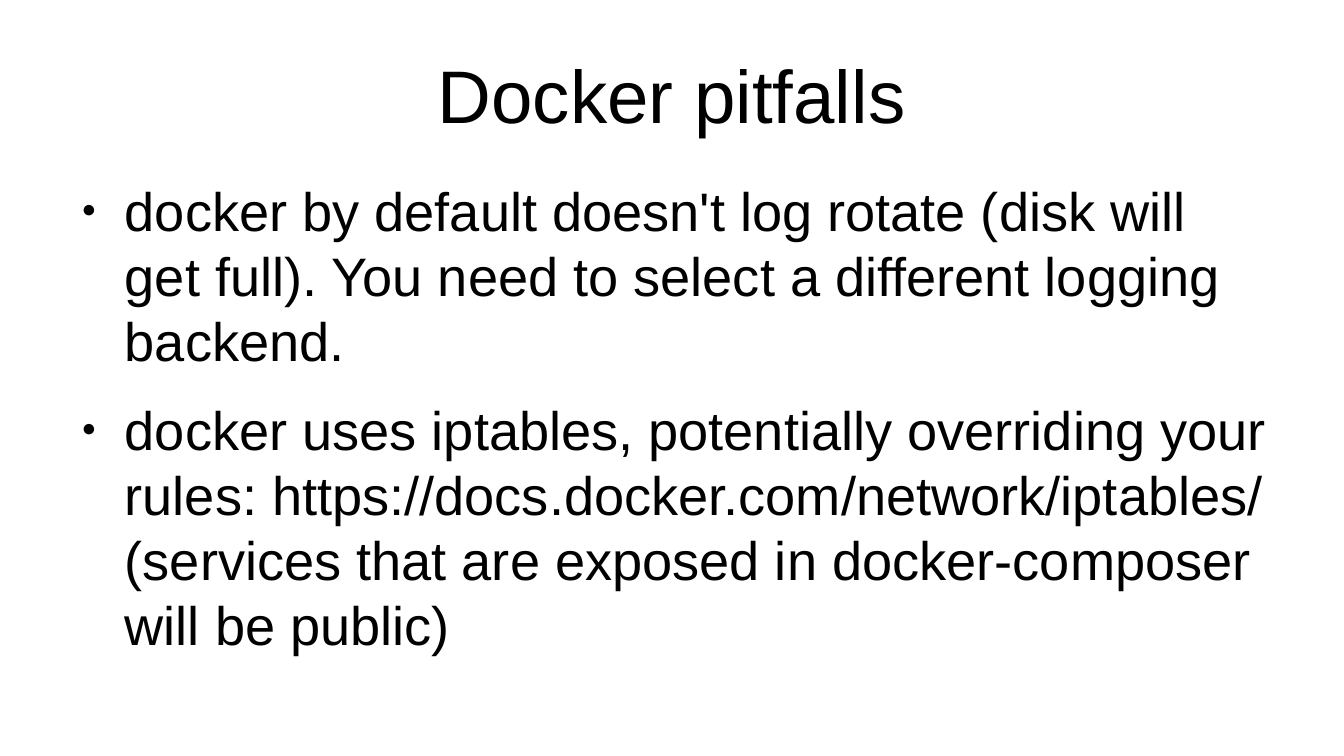
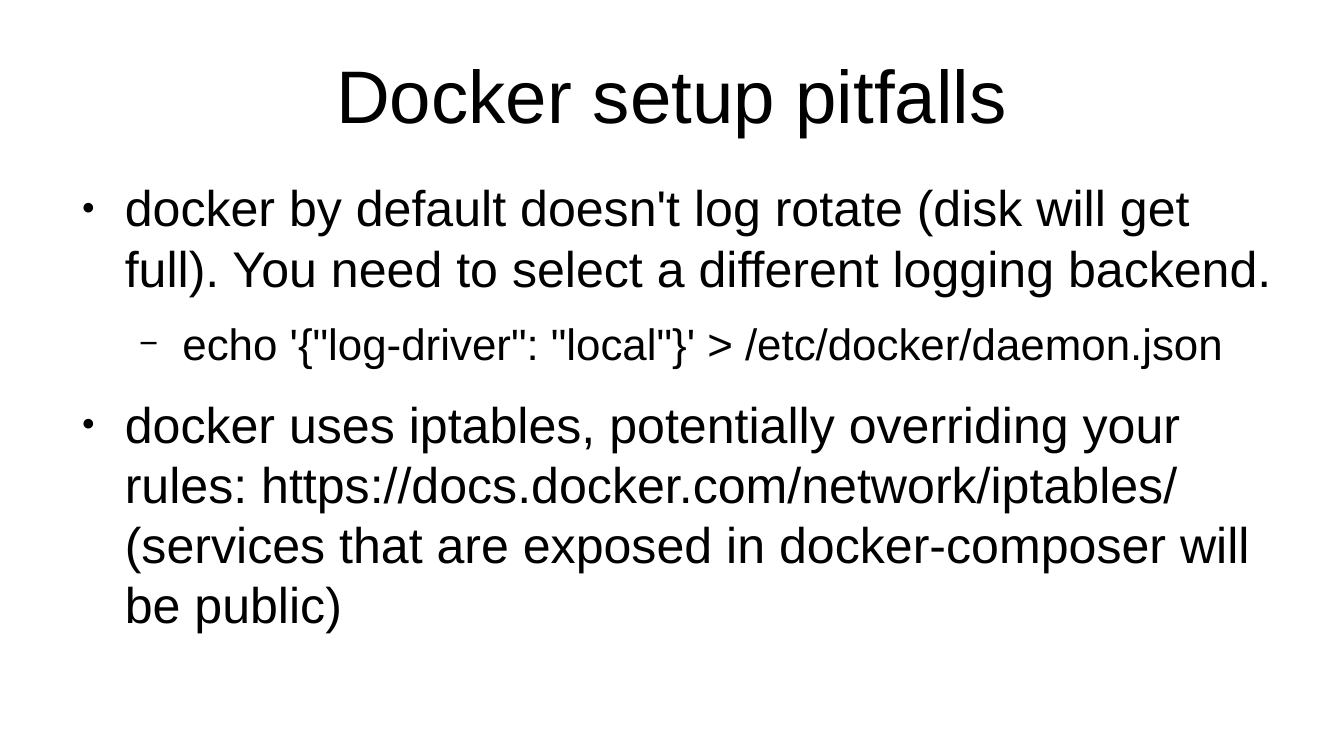
Before and after one commit to lazka/pygraz-traefik, a slide deck: slide 7 of presentation/pres.odp. Drawn at 1344x756 pixels with LibreOffice and Linux fonts; fonts in the diff are those of the drawing. Boxes give left, top, right and bottom in pixels: in the first picture for what was removed or moved away, otherwise in the second. Text is boxed around its words. In the diff, an @@ line names an element or a change of style, - is before the commit and + after.

```diff
--- a/presentation/pres.odp
+++ b/presentation/pres.odp
@@ title at (336,69,1007,137): text changed @@
-Docker pitfalls
+Docker setup pitfalls
@@ text at (125,189,1271,633): size 32 to 29.6 pt in "docker by default doesn't log rotate (disk ...", "docker uses iptables, potentially overriding your rules: ..." @@
@@ text at (182,328,1223,368): paragraph added @@
+  − echo '{"log-driver": "local"}' > /etc/docker/daemon.json
```
Also in this commit, not shown: 3 other slides changed, 6 slides added, 2 other files.
